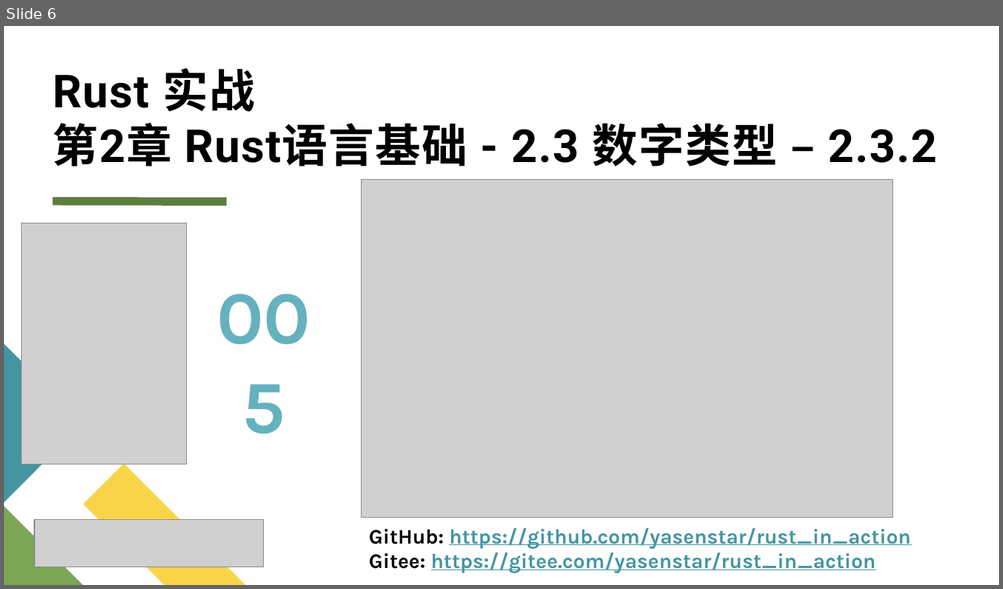
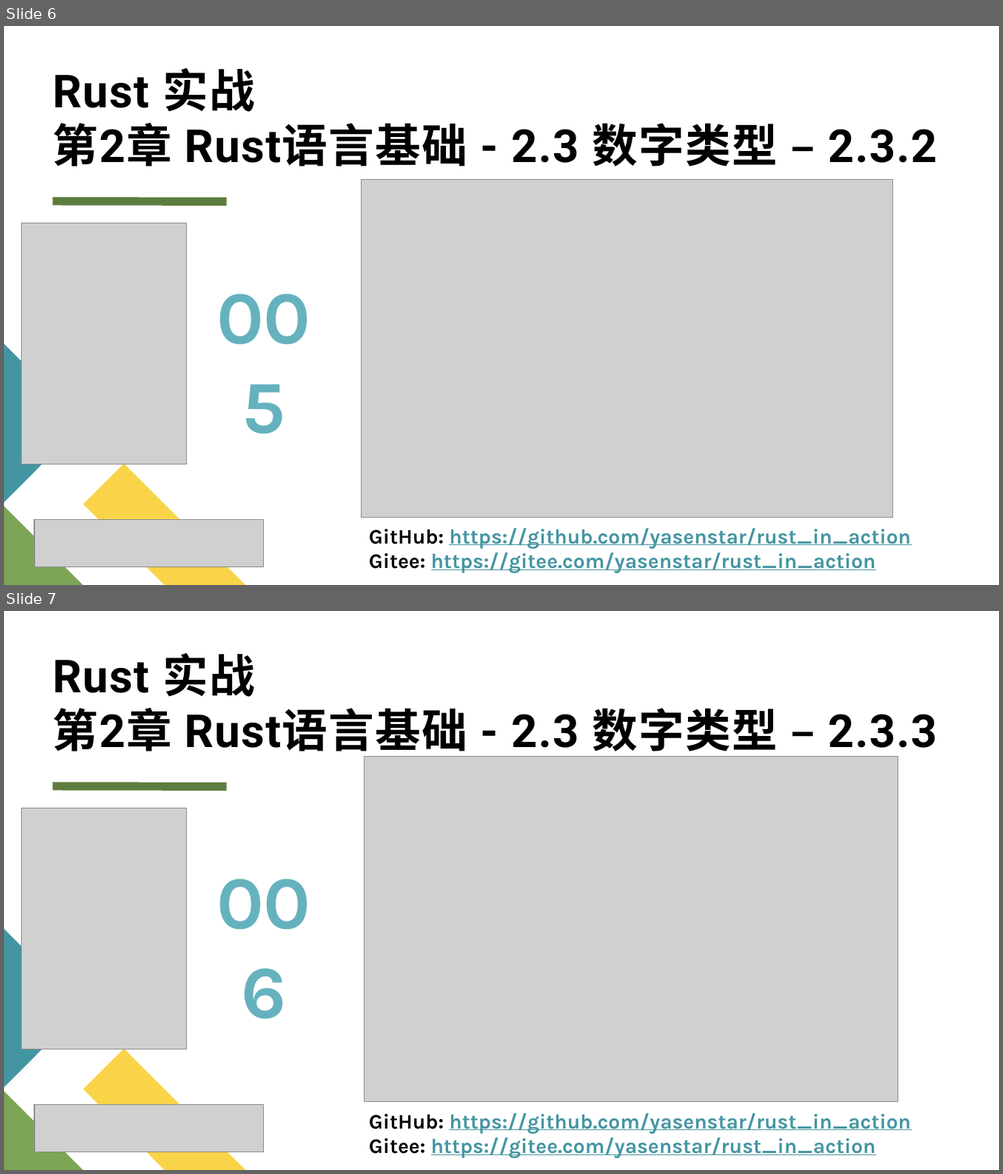
Before and after one commit to yasenstar/rust_in_action, a slide deck: rust_in_action_pages.pptx. Shown one above the other, each under a label of ours: slide 6 before the commit, slides 6 and 7 after it. The pictures are 1003x589 and 1003x1174 pixels, drawn with LibreOffice and Linux fonts; fonts in the diff are those of the drawing; grey boxes stand for pictures. Boxes give left, top, right and bottom in pixels: in the first picture for what was removed or moved away, otherwise in the second. Text is boxed around its words. In the diff, an @@ line names an element or a change of style, - is before the commit and + after.

```diff
--- a/rust_in_action_pages.pptx
+++ b/rust_in_action_pages.pptx
@@ slide 7 added at box(4, 611, 999, 1170), background #FFFFFF; not listed: 4 template elements that a slide beside it also shows @@
@@ title added at box(53, 653, 936, 759), 44 pt, text #000000, bold @@
+Rust 实战
+第2章 Rust语言基础 - 2.3 数字类型 – 2.3.3
@@ picture added at box(364, 757, 898, 1102) @@
@@ picture added at box(21, 808, 187, 1050) @@
@@ text added at box(190, 851, 338, 948), 72 pt, text #65B2BE, bold @@
+006
@@ picture added at box(34, 1105, 264, 1153) @@
@@ text added at box(369, 1113, 910, 1159), 20 pt, text #4495A2, bold, underline @@
+GitHub: https://github.com/yasenstar/rust_in_action
+Gitee: https://gitee.com/yasenstar/rust_in_action
```
Also in this commit, not shown: 1 other slide added, 8 other files.
